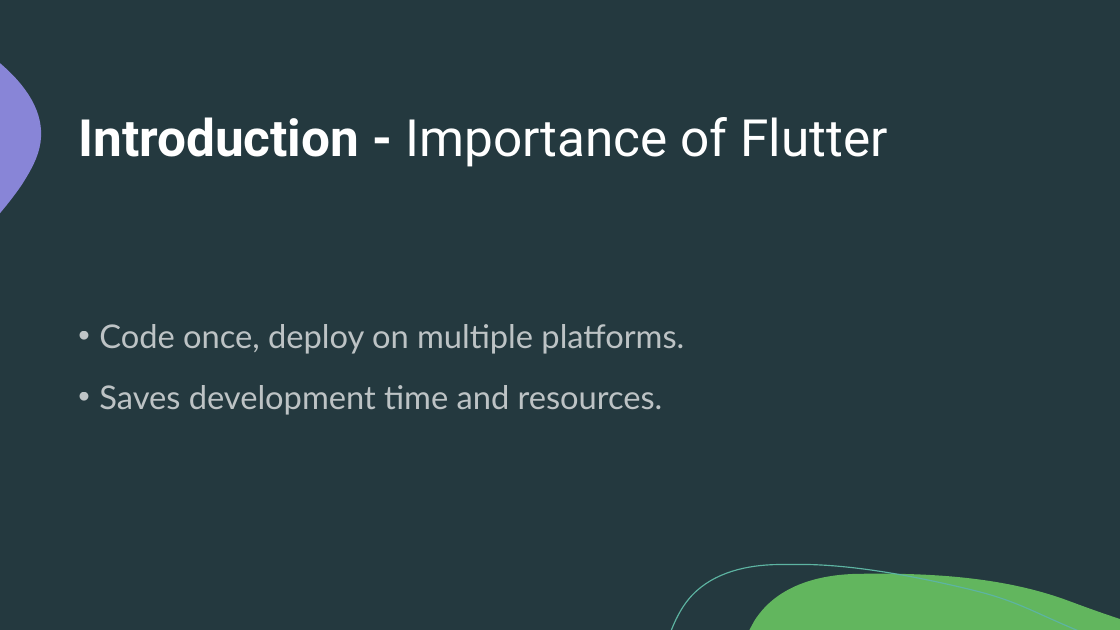
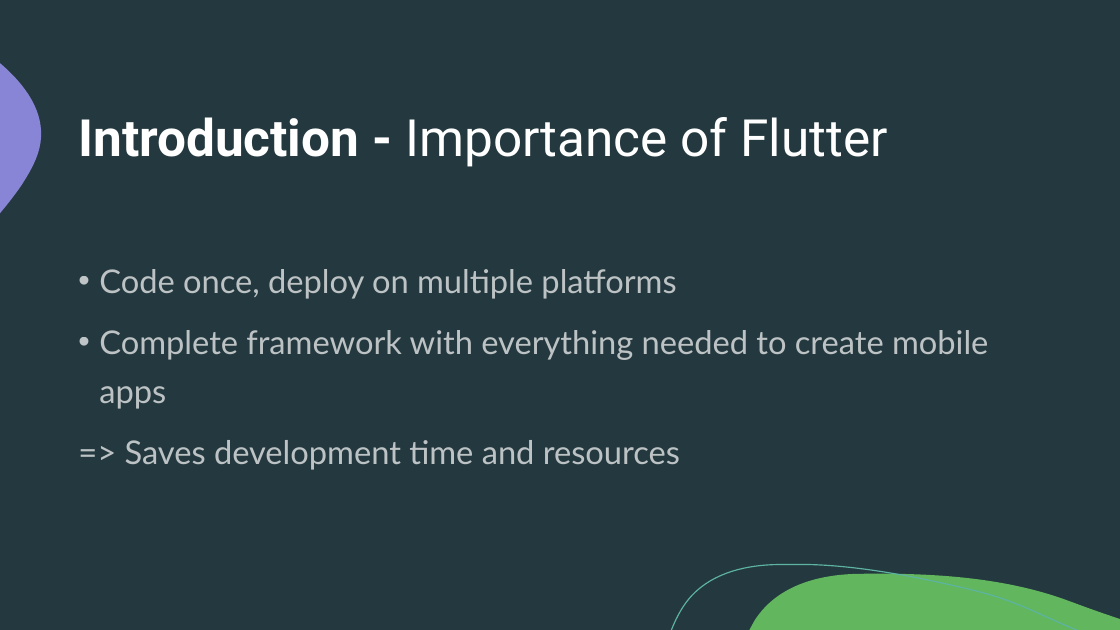
Before and after one commit to Magjin/ePortfolio_flutter, a slide deck: slide 4 of Flutter.pptx. Drawn at 1120x630 pixels with LibreOffice and Linux fonts; fonts in the diff are those of the drawing. Boxes give left, top, right and bottom in pixels: in the first picture for what was removed or moved away, otherwise in the second. Text is boxed around its words. In the diff, an @@ line names an element or a change of style, - is before the commit and + after.

```diff
--- a/Flutter.pptx
+++ b/Flutter.pptx
@@ text at <box>99,269,988,470</box>: text changed @@
-• Code once, deploy on multiple platforms.
-• Saves development time and resources.
+• Code once, deploy on multiple platforms
+• Complete framework with everything needed to create mobile apps
+=> Saves development time and resources
```
Also in this commit, not shown: 12 other slides changed.
